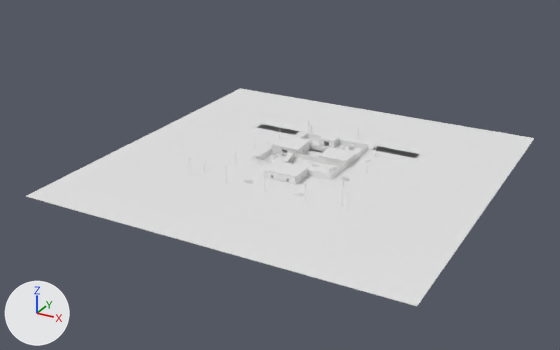
A saved change to the glTF model assets/models/endstation.gltf.
The view is the same before and after, from a 50 mm lens placed at (157.0, -307.0, 145.0), pointed at (-5.0, -13.0, -2.0). Lighting does not change. The marker at lower left points along +X, +Y and +Z. The first picture is the older version. Materials are left out; every surface is plain grey. Where no turn or scale is listed for an object, it has been applied to the vertices.

The first picture shows 'static_asphalt', 'static_brick', 'static_chainlink', 'static_concrete', 'static_dirt', 'static_grass', 'static_metal_white', 'static_rust' and 6 more.
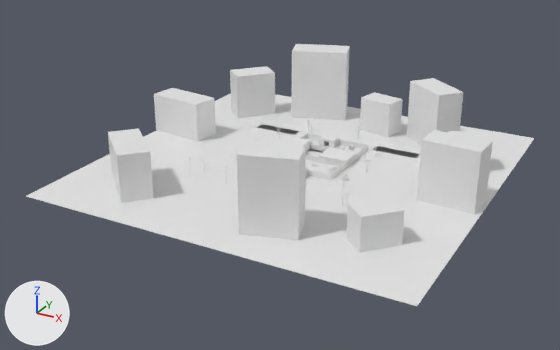
Where the change shows, as pixel boxes [x1, y1, x2, y2] in the pictures (560 x 350 px):
'far_concrete_dark', added
    after: [108, 44, 493, 252]
'far_window_dark', added
    after: [198, 60, 438, 139]
'far_window_lit', added
    after: [244, 62, 432, 135]

What changed in the scene script:
```text
Add me_far_window_lit:
    me_far_window_lit.from_pydata(...)  # 184 vertices, 276 faces; spans x -59.6..64.3, y -62.4..67.2, z 2.8..33.2
Add me_far_window_dark:
    me_far_window_dark.from_pydata(...)  # 3288 vertices, 4932 faces; spans x -61.7..64.3, y -64.4..67.2, z 2.8..33.2
Add me_far_concrete_dark:
    me_far_concrete_dark.from_pydata(...)  # 80 vertices, 120 faces; spans x -91.0..88.0, y -75.0..83.0, z 0.0..38.0
Add ob_far_window_lit:
    ob_far_window_lit = bpy.data.objects.new('far_window_lit', me_far_window_lit)
    ob_far_window_lit.location = (0.0, 0.0, 0.0)
Add ob_far_window_dark:
    ob_far_window_dark = bpy.data.objects.new('far_window_dark', me_far_window_dark)
    ob_far_window_dark.location = (0.0, 0.0, 0.0)
Add ob_far_concrete_dark:
    ob_far_concrete_dark = bpy.data.objects.new('far_concrete_dark', me_far_concrete_dark)
    ob_far_concrete_dark.location = (0.0, 0.0, 0.0)
```
